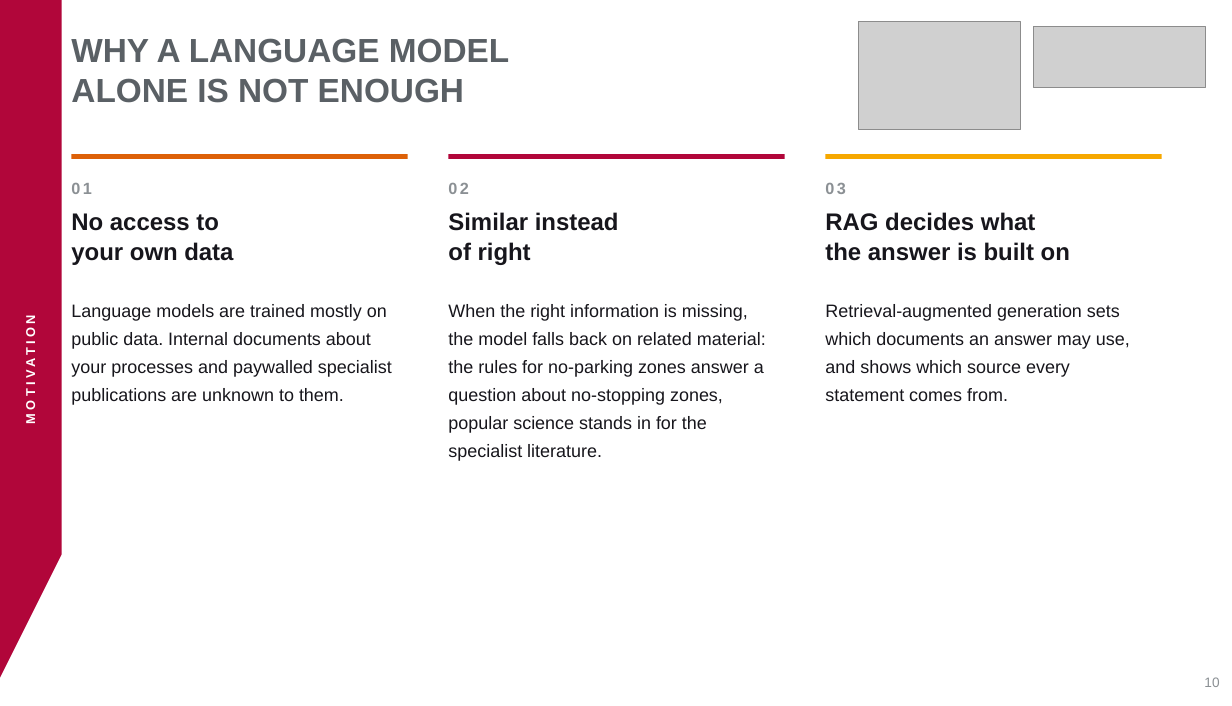
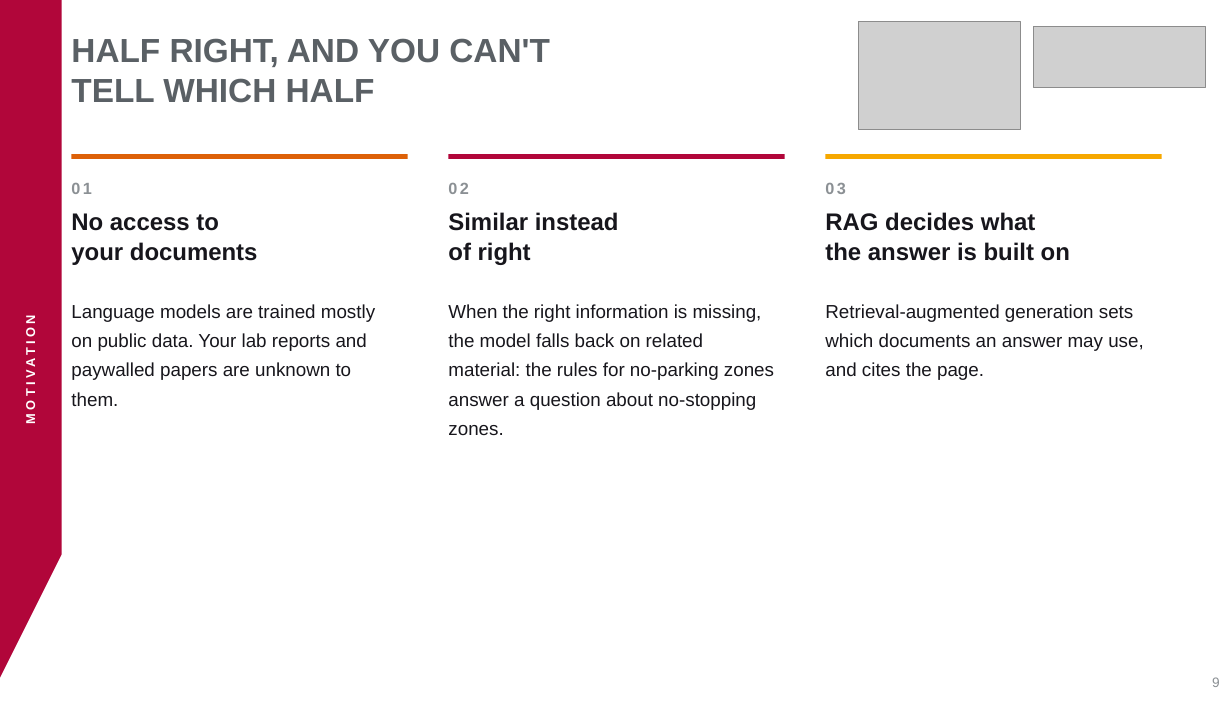
Before and after one commit to aihpi/workshop-rag-basics, a slide deck: slide 9 of workshop/slides/rag-workshop.pptx (slide 10 before the commit). Drawn at 1232x706 pixels with LibreOffice and Linux fonts; fonts in the diff are those of the drawing; grey boxes stand for pictures. Boxes give left, top, right and bottom in pixels: in the first picture for what was removed or moved away, otherwise in the second. Text is boxed around its words. In the diff, an @@ line names an element or a change of style, - is before the commit and + after.

```diff
--- a/workshop/slides/rag-workshop.pptx
+++ b/workshop/slides/rag-workshop.pptx
@@ text at box(71, 38, 550, 103): text changed @@
-WHY A LANGUAGE MODEL
-ALONE IS NOT ENOUGH
+HALF RIGHT, AND YOU CAN'T
+TELL WHICH HALF
@@ text at box(71, 213, 258, 265): text changed @@
-No access to
-your own data
+No access to
+your documents
@@ text at box(71, 304, 375, 406): text changed; size 21 to 22 pt @@
-Language models are trained mostly on public data. Internal documents about your processes and paywalled specialist publications are unknown to them.
+Language models are trained mostly on public data. Your lab reports and paywalled papers are unknown to them.
@@ text at box(448, 304, 774, 435): text changed; size 21 to 22 pt @@
-When the right information is missing, the model falls back on related material: the rules for no-parking zones answer a question about no-stopping zones, popular science stands in for the specialist literature.
+When the right information is missing, the model falls back on related material: the rules for no-parking zones answer a question about no-stopping zones.
@@ text at box(825, 304, 1143, 380): text changed; size 21 to 22 pt @@
-Retrieval-augmented generation sets which documents an answer may use, and shows which source every statement comes from.
+Retrieval-augmented generation sets which documents an answer may use, and cites the page.
@@ text at box(1212, 677, 1220, 687): text changed @@
-10
+9
```
Also in this commit, not shown: 21 other slides changed, 6 slides added, 4 slides removed, 11 other files.
